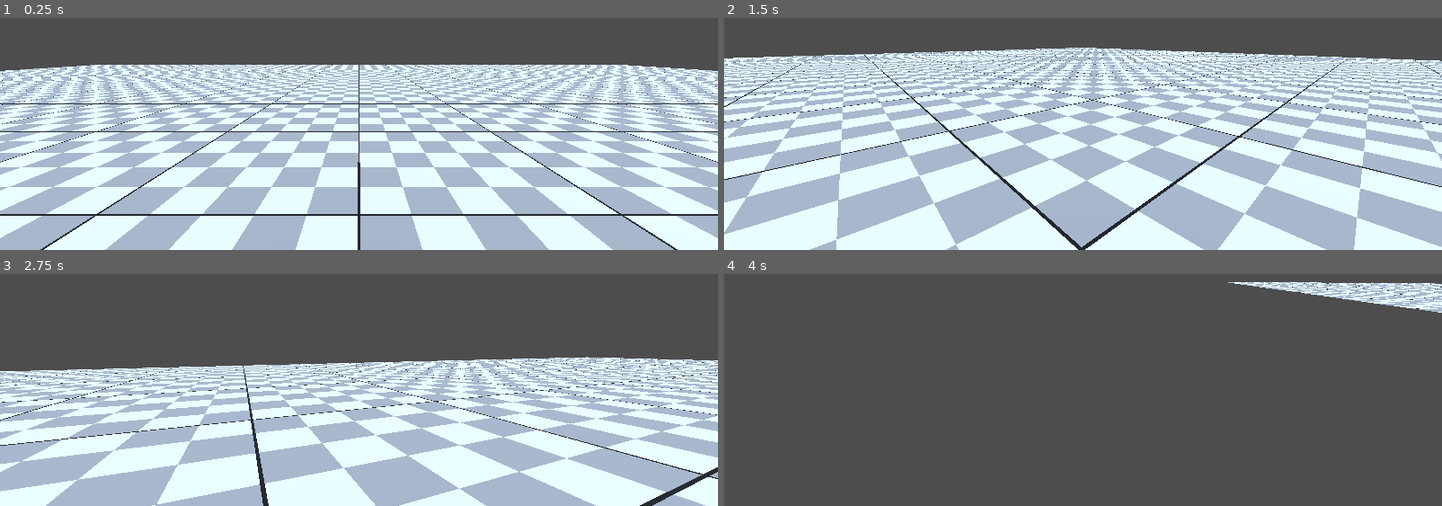
Above: before the commit, frames 1-4 (two rows, left to right).
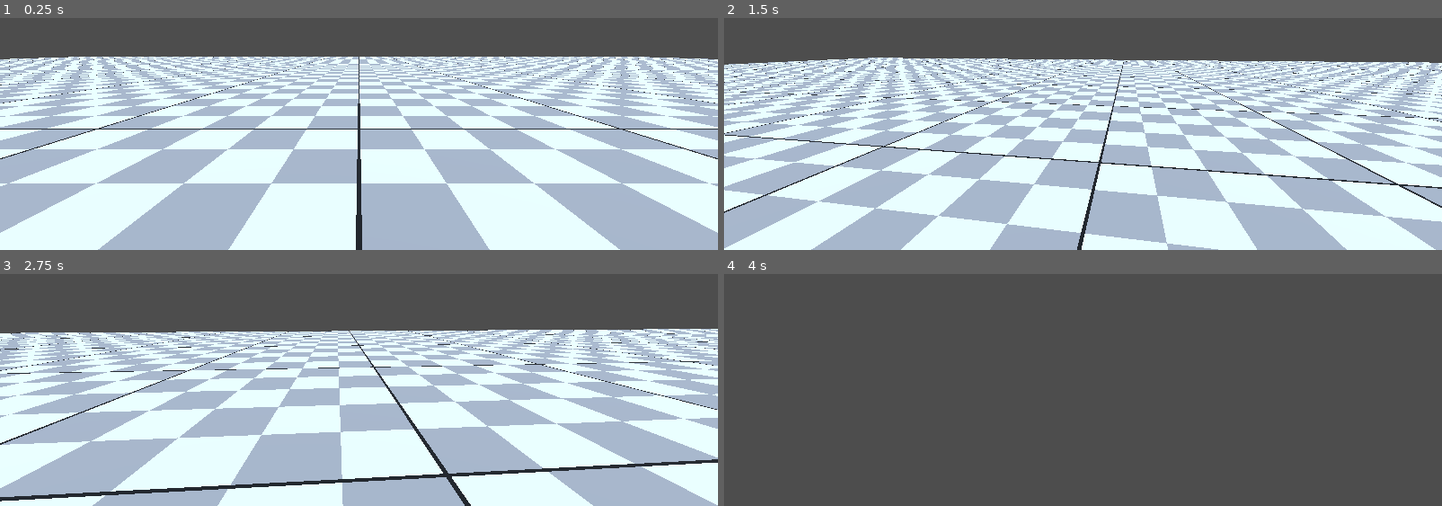
Above: after the commit, the same moments.

Repository: Aaron-Massey/untitledMazeGame
Game: Godot game, scene res://main.tscn
The game is run twice, just before and just after one commit, with the same random seed, the same clock (stepped at 60 frames per second) and the same inputs.
Inputs (mouse positions are in pixels of both pictures, inside the frame that each line leads up to):
- Up to frame 1 (0.25 s): no input
- Up to frame 2 (1.5 s): move the mouse to (1118, 45) at 0.52 s; hold W (move_up) from 0.53 s (still down); click (1118, 45) at 0.6 s; tap Space (jump) at 0.77 s; move the mouse to (1047, 50) at 1.27 s; tap Shift (move_sprint) at 1.35 s
- Up to frame 3 (2.75 s): keep holding W (move_up); tap Space (jump) at 1.52 s; move the mouse to (373, 297) at 2.02 s; click (373, 297) at 2.1 s
- Up to frame 4 (4 s): keep holding W (move_up); move the mouse to (1075, 311) at 2.77 s; tap Shift (move_sprint) at 2.85 s; tap Space (jump) at 3.02, 3.77 s; move the mouse to (1133, 308) at 3.52 s; click (1133, 308) at 3.6 s

The runs differ from the first frame. In frame 1, 45% of the frame differs, in the area x 0-100%, y 16-100%; in frame 2, 45%; in frame 3, 48%, in the area x 0-100%, y 23-100%; in frame 4, 1.9%.

Commit message:
Fixed character position and tweaked values

Diff:
--- a/main.tscn
+++ b/main.tscn
@@ -6,8 +6,10 @@
 [node name="Main" type="Node3D" unique_id=1523194918]
 
 [node name="CharacterBody3D" parent="." unique_id=194776046 instance=ExtResource("2_a0tk4")]
-transform = Transform3D(1, 0, 0, 0, 1, 0, 0, 0, 1, 0, 1.9676371, 0)
 axis_lock_angular_y = true
 axis_lock_angular_z = true
+deceleration = 27.0
+top_speed = 30.0
+mouse_sensitivity = 0.1
 
 [node name="TestMap" parent="." unique_id=609011090 instance=ExtResource("2_0xm2m")]
